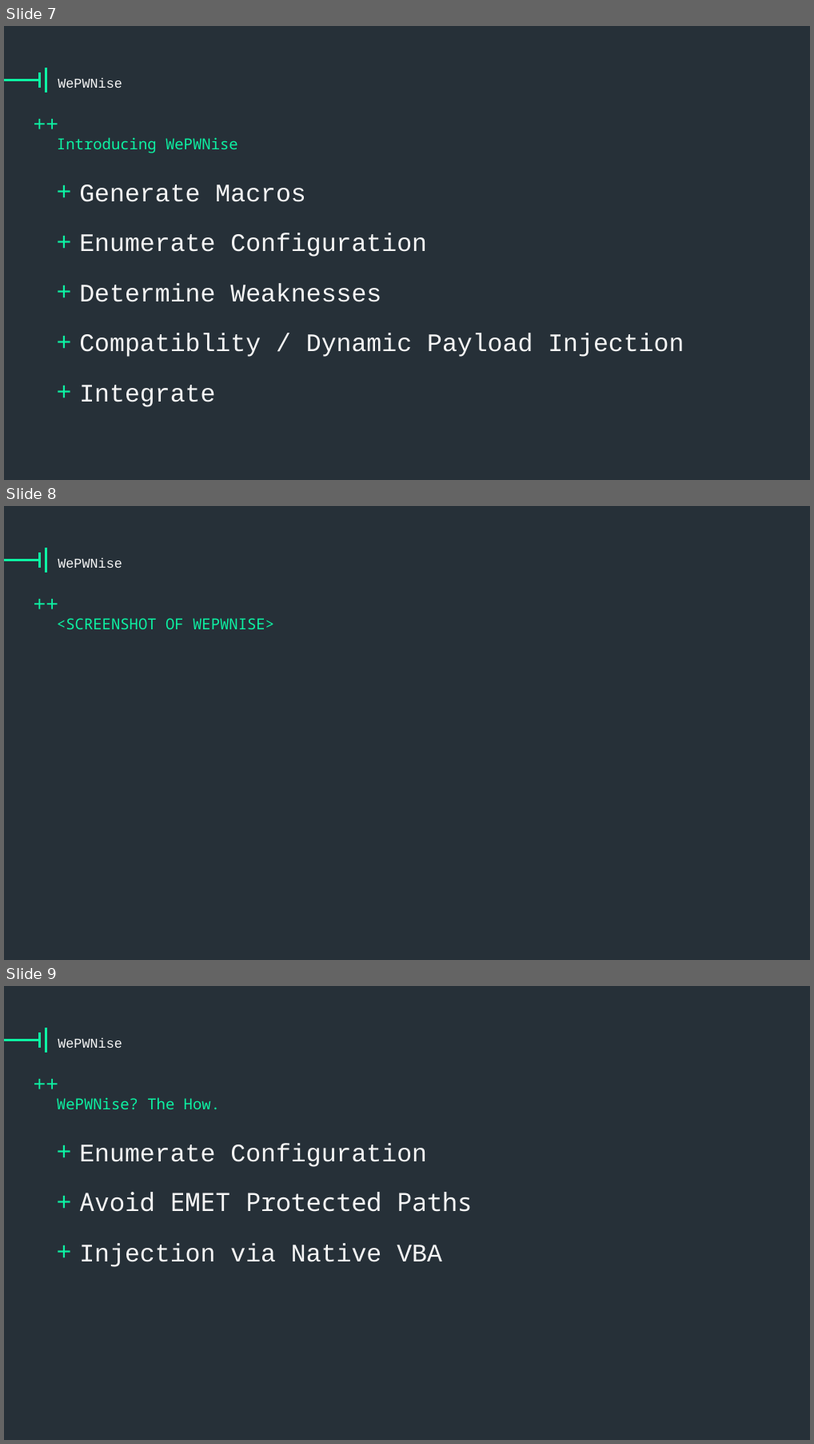
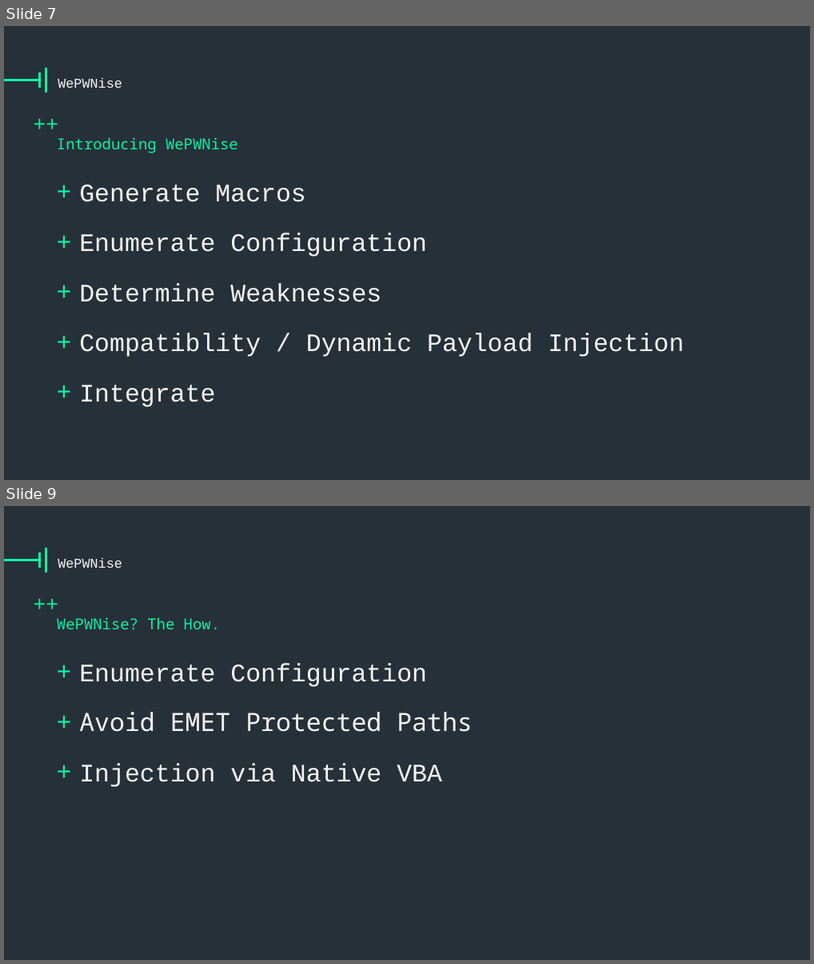
Before and after one commit to vysec/wepwnise-presentation, a slide deck: one-template-to-rule-them-all_emet-part.pptx. Shown one above the other, each under a label of ours: slides 7, 8 and 9 before the commit, slides 7 and 9 after it; the slides between them are not shown. The pictures are 814x1444 and 814x964 pixels, drawn with LibreOffice and Linux fonts; fonts in the diff are those of the drawing; background and template pictures are left out. Boxes give left, top, right and bottom in pixels: in the first picture for what was removed or moved away, otherwise in the second. Text is boxed around its words. In the diff, an @@ line names an element or a change of style, - is before the commit and + after.

```diff
--- a/one-template-to-rule-them-all_emet-part.pptx
+++ b/one-template-to-rule-them-all_emet-part.pptx
@@ slide 8 removed at (4,506,810,960), background #263038; not listed: 4 template elements that a slide beside it also shows @@
@@ title removed at (58,558,122,568) @@
-WePWNise
@@ text removed at (57,618,274,629) @@
-<SCREENSHOT OF WEPWNISE>
```
Also in this commit, not shown: 3 slides changed, 4 slides added.
